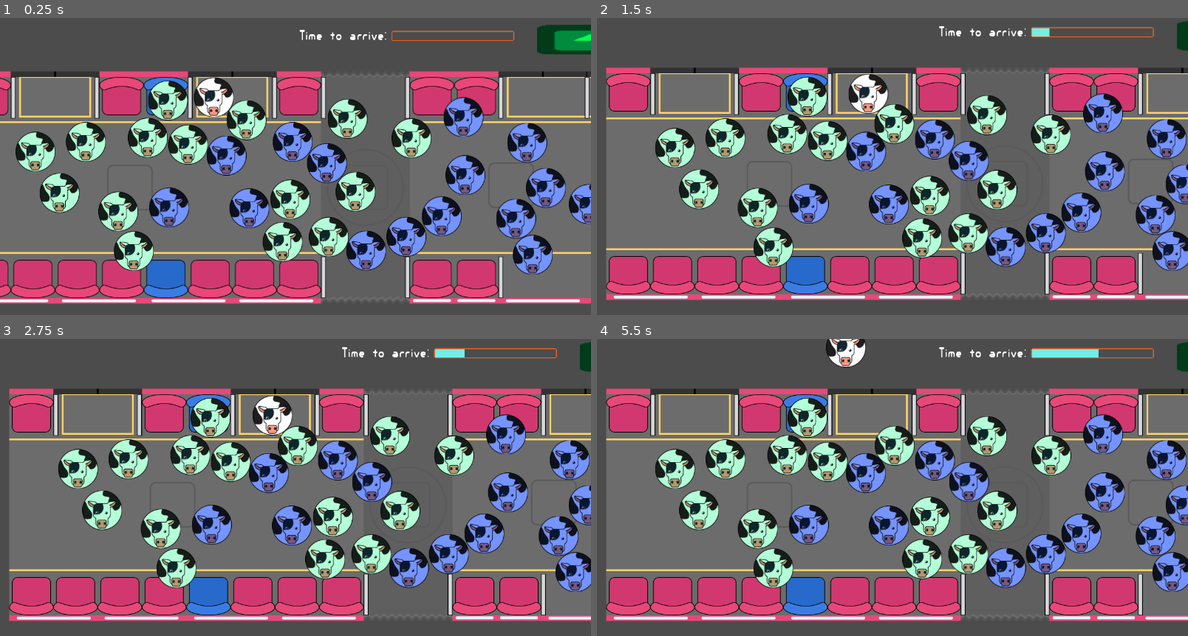
Above: before the commit, frames 1-4 (two rows, left to right).
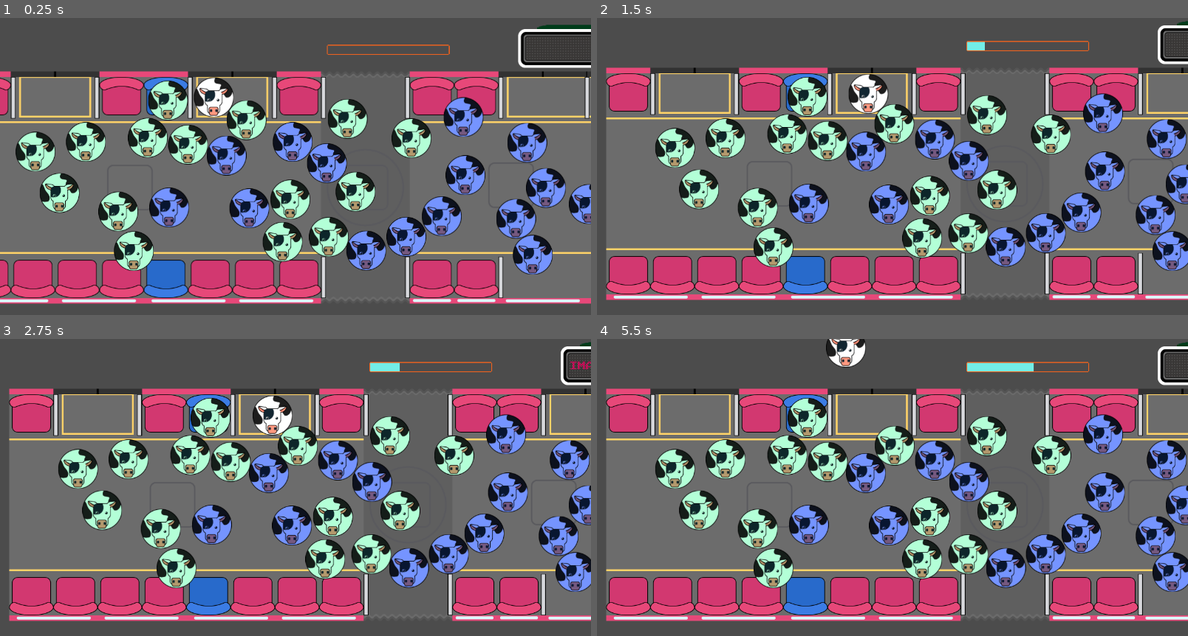
Above: after the commit, the same moments.

Repository: mapedorr/AquiMeBajoYo
Game: Godot game, scene res://scenarios/Transmi.tscn
Same seed, same stepped clock (60 frames per second), same inputs: the game is played once before the commit and once after it. The engine's default icon, where the game draws it, is replaced by a stand-in: a white triangle on a blue panel in a dark square.
Inputs:
- Up to frame 1 (0.25 s): no input
- Up to frame 2 (1.5 s): hold Right (ui_right) 0.53-1.28 s; hold Down (ui_down) from 1.28 s (still down)
- Up to frame 3 (2.75 s): release Down (ui_down) at 2.03 s; hold Right (ui_right) from 2.03 s (still down)
- Up to frame 4 (5.5 s): release Right (ui_right) at 2.78 s; hold Up (ui_up) 2.78-3.53 s; hold Left (ui_left) 3.53-5.03 s; tap Enter at 4.25 s; hold Down (ui_down) from 5.03 s (still down)

The runs differ from the first frame. In frame 1, 1.7% of the frame differs, in the area x 50-100%, y 3-17%; in frame 2, 1.1%; in frame 3, 1.3%; in frame 4, 1.6%.

Commit message:
Updated assets for Door timer and added assets for Stop display

Diff:
--- /dev/null
+++ b/custom_resources/dynamic_fonts/PressStart2P-18.tres
@@ -0,0 +1,7 @@
+[gd_resource type="DynamicFont" load_steps=2 format=2]
+
+[ext_resource path="res://assets/fonts/PressStart2P-Regular.ttf" type="DynamicFontData" id=1]
+
+[resource]
+size = 18
+font_data = ExtResource( 1 )
--- /dev/null
+++ b/custom_resources/themes/PressStart2P.tres
@@ -0,0 +1,6 @@
+[gd_resource type="Theme" load_steps=2 format=2]
+
+[ext_resource path="res://custom_resources/dynamic_fonts/PressStart2P-18.tres" type="DynamicFont" id=1]
+
+[resource]
+default_font = ExtResource( 1 )
--- a/custom_resources/themes/elsewhere_theme.tres
+++ /dev/null
@@ -1,6 +0,0 @@
-[gd_resource type="Theme" load_steps=2 format=2]
-
-[ext_resource path="res://custom_resources/dynamic_fonts/elsewhere-48.tres" type="DynamicFont" id=1]
-
-[resource]
-default_font = ExtResource( 1 )
--- a/scenarios/Transmi.tscn
+++ b/scenarios/Transmi.tscn
@@ -3,11 +3,11 @@
 [ext_resource path="res://scenarios/Transmi.gd" type="Script" id=1]
 [ext_resource path="res://scenarios/Bus.tscn" type="PackedScene" id=2]
 [ext_resource path="res://scenarios/Animals/Player.tscn" type="PackedScene" id=3]
-[ext_resource path="res://scenarios/UI.tscn" type="PackedScene" id=4]
-[ext_resource path="res://scenarios/Animals/Animal.tscn" type="PackedScene" id=5]
-[ext_resource path="res://Audio/AudioAssets/Mx_Win.ogg" type="AudioStream" id=6]
-[ext_resource path="res://Audio/AudioAssets/Mx_Level1_V2.ogg" type="AudioStream" id=7]
-[ext_resource path="res://scenarios/Mx.gd" type="Script" id=8]
+[ext_resource path="res://scenarios/Animals/Animal.tscn" type="PackedScene" id=4]
+[ext_resource path="res://Audio/AudioAssets/Mx_Win.ogg" type="AudioStream" id=5]
+[ext_resource path="res://Audio/AudioAssets/Mx_Level1_V2.ogg" type="AudioStream" id=6]
+[ext_resource path="res://scenarios/Mx.gd" type="Script" id=7]
+[ext_resource path="res://scenarios/UI/UI.tscn" type="PackedScene" id=8]
 
 [node name="Game" type="Node2D"]
 script = ExtResource( 1 )
@@ -20,137 +20,140 @@
 [node name="Travel" type="Timer" parent="."]
 wait_time = 0.5
 
-[node name="UI" parent="." instance=ExtResource( 4 )]
+[node name="Animals" type="Node2D" parent="."]
+editor/display_folded = true
 
-[node name="Animals" type="Node2D" parent="."]
-
-[node name="Animal" parent="Animals" instance=ExtResource( 5 )]
+[node name="Animal" parent="Animals" instance=ExtResource( 4 )]
 modulate = Color( 0.705882, 1, 0.847059, 1 )
 position = Vector2( 366, 469.5 )
 
-[node name="Animal6" parent="Animals" instance=ExtResource( 5 )]
+[node name="Animal6" parent="Animals" instance=ExtResource( 4 )]
 modulate = Color( 0.705882, 1, 0.847059, 1 )
 position = Vector2( 513, 360 )
 
-[node name="Animal7" parent="Animals" instance=ExtResource( 5 )]
+[node name="Animal7" parent="Animals" instance=ExtResource( 4 )]
 modulate = Color( 0.705882, 1, 0.847059, 1 )
 position = Vector2( 469.5, 487.5 )
 
-[node name="Animal9" parent="Animals" instance=ExtResource( 5 )]
+[node name="Animal9" parent="Animals" instance=ExtResource( 4 )]
 modulate = Color( 0.705882, 1, 0.847059, 1 )
 position = Vector2( 42.0002, 493.5 )
 
-[node name="Animal10" parent="Animals" instance=ExtResource( 5 )]
+[node name="Animal10" parent="Animals" instance=ExtResource( 4 )]
 modulate = Color( 0.705882, 1, 0.847059, 1 )
 position = Vector2( 690, 268.5 )
 
-[node name="Animal38" parent="Animals" instance=ExtResource( 5 )]
+[node name="Animal38" parent="Animals" instance=ExtResource( 4 )]
 modulate = Color( 0.705882, 1, 0.847059, 1 )
 position = Vector2( 486, 228 )
 
-[node name="Animal40" parent="Animals" instance=ExtResource( 5 )]
+[node name="Animal40" parent="Animals" instance=ExtResource( 4 )]
 modulate = Color( 0.705882, 1, 0.847059, 1 )
 position = Vector2( 334.5, 213 )
 
-[node name="Animal41" parent="Animals" instance=ExtResource( 5 )]
+[node name="Animal41" parent="Animals" instance=ExtResource( 4 )]
 modulate = Color( 0.705882, 1, 0.847059, 1 )
 position = Vector2( 156, 171 )
 
-[node name="Animal43" parent="Animals" instance=ExtResource( 5 )]
+[node name="Animal43" parent="Animals" instance=ExtResource( 4 )]
 modulate = Color( 0.705882, 1, 0.847059, 1 )
 position = Vector2( 81.0002, 253.5 )
 
-[node name="Animal45" parent="Animals" instance=ExtResource( 5 )]
+[node name="Animal45" parent="Animals" instance=ExtResource( 4 )]
 modulate = Color( 0.705882, 1, 0.847059, 1 )
 position = Vector2( 379.5, 394.5 )
 
-[node name="Animal47" parent="Animals" instance=ExtResource( 5 )]
+[node name="Animal47" parent="Animals" instance=ExtResource( 4 )]
 modulate = Color( 0.705882, 1, 0.847059, 1 )
 position = Vector2( 37.5002, 412.5 )
 
-[node name="Animal49" parent="Animals" instance=ExtResource( 5 )]
+[node name="Animal49" parent="Animals" instance=ExtResource( 4 )]
 modulate = Color( 0.705882, 1, 0.847059, 1 )
 position = Vector2( -61.4998, 261 )
 
-[node name="Animal50" parent="Animals" instance=ExtResource( 5 )]
+[node name="Animal50" parent="Animals" instance=ExtResource( 4 )]
 modulate = Color( 0.705882, 1, 0.847059, 1 )
 position = Vector2( -129, 354 )
 
-[node name="Animal51" parent="Animals" instance=ExtResource( 5 )]
+[node name="Animal51" parent="Animals" instance=ExtResource( 4 )]
 modulate = Color( 0.705882, 1, 0.847059, 1 )
 position = Vector2( -160.5, 300 )
 
-[node name="Animal52" parent="Animals" instance=ExtResource( 5 )]
+[node name="Animal52" parent="Animals" instance=ExtResource( 4 )]
 modulate = Color( 0.705882, 1, 0.847059, 1 )
 position = Vector2( 160.5, 268.5 )
 
-[node name="Animal2" parent="Animals" instance=ExtResource( 5 )]
+[node name="Animal2" parent="Animals" instance=ExtResource( 4 )]
 modulate = Color( 0.462745, 0.584314, 1, 1 )
 position = Vector2( 292.5, 405 )
 
-[node name="Animal4" parent="Animals" instance=ExtResource( 5 )]
+[node name="Animal4" parent="Animals" instance=ExtResource( 4 )]
 modulate = Color( 0.462745, 0.584314, 1, 1 )
 position = Vector2( 454.5, 276 )
 
-[node name="Animal5" parent="Animals" instance=ExtResource( 5 )]
+[node name="Animal5" parent="Animals" instance=ExtResource( 4 )]
 modulate = Color( 0.462745, 0.584314, 1, 1 )
 position = Vector2( 361.5, 231 )
 
-[node name="Animal13" parent="Animals" instance=ExtResource( 5 )]
+[node name="Animal13" parent="Animals" instance=ExtResource( 4 )]
 modulate = Color( 0.462745, 0.584314, 1, 1 )
 position = Vector2( 90, 406.5 )
 
-[node name="Animal14" parent="Animals" instance=ExtResource( 5 )]
+[node name="Animal14" parent="Animals" instance=ExtResource( 4 )]
 modulate = Color( 0.462745, 0.584314, 1, 1 )
 position = Vector2( 234, 288 )
 
-[node name="Animal18" parent="Animals" instance=ExtResource( 5 )]
+[node name="Animal18" parent="Animals" instance=ExtResource( 4 )]
 modulate = Color( 0.462745, 0.584314, 1, 1 )
 position = Vector2( 727.5, 283.5 )
 
-[node name="Animal19" parent="Animals" instance=ExtResource( 5 )]
+[node name="Animal19" parent="Animals" instance=ExtResource( 4 )]
 modulate = Color( 0.462745, 0.584314, 1, 1 )
 position = Vector2( 688.5, 438 )
 
-[node name="Animal23" parent="Animals" instance=ExtResource( 5 )]
+[node name="Animal23" parent="Animals" instance=ExtResource( 4 )]
 modulate = Color( 0.462745, 0.584314, 1, 1 )
 position = Vector2( 724.5, 261 )
 
-[node name="Animal24" parent="Animals" instance=ExtResource( 5 )]
+[node name="Animal24" parent="Animals" instance=ExtResource( 4 )]
 modulate = Color( 0.462745, 0.584314, 1, 1 )
 position = Vector2( 570, 487.5 )
 
-[node name="Animal25" parent="Animals" instance=ExtResource( 5 )]
+[node name="Animal25" parent="Animals" instance=ExtResource( 4 )]
 modulate = Color( 0.462745, 0.584314, 1, 1 )
 position = Vector2( 1027.5, 396 )
 
-[node name="Animal27" parent="Animals" instance=ExtResource( 5 )]
+[node name="Animal27" parent="Animals" instance=ExtResource( 4 )]
 modulate = Color( 0.462745, 0.584314, 1, 1 )
 position = Vector2( 877.499, 423 )
 
-[node name="Animal28" parent="Animals" instance=ExtResource( 5 )]
+[node name="Animal28" parent="Animals" instance=ExtResource( 4 )]
 modulate = Color( 0.462745, 0.584314, 1, 1 )
 position = Vector2( 906, 505.5 )
 
-[node name="Animal29" parent="Animals" instance=ExtResource( 5 )]
+[node name="Animal29" parent="Animals" instance=ExtResource( 4 )]
 modulate = Color( 0.462745, 0.584314, 1, 1 )
 position = Vector2( 893.999, 262.5 )
 
-[node name="Animal31" parent="Animals" instance=ExtResource( 5 )]
+[node name="Animal31" parent="Animals" instance=ExtResource( 4 )]
 modulate = Color( 0.462745, 0.584314, 1, 1 )
 position = Vector2( 624, 483 )
 
-[node name="Animal36" parent="Animals" instance=ExtResource( 5 )]
+[node name="Animal36" parent="Animals" instance=ExtResource( 4 )]
 modulate = Color( 0.462745, 0.584314, 1, 1 )
 position = Vector2( 928.5, 367.5 )
 
 [node name="Mx_Win" type="AudioStreamPlayer" parent="."]
-stream = ExtResource( 6 )
+stream = ExtResource( 5 )
 
 [node name="Mx" type="AudioStreamPlayer" parent="."]
-stream = ExtResource( 7 )
+stream = ExtResource( 6 )
 autoplay = true
-script = ExtResource( 8 )
+script = ExtResource( 7 )
+
+[node name="UI" parent="." instance=ExtResource( 8 )]
+size_flags_horizontal = 3
+size_flags_vertical = 3
 
 [node name="Debug" type="Control" parent="."]
 editor/display_folded = true
--- a/scenarios/UI.tscn
+++ /dev/null
@@ -1,52 +0,0 @@
-[gd_scene load_steps=5 format=2]
-
-[ext_resource path="res://scenarios/scripts/UI.gd" type="Script" id=1]
-[ext_resource path="res://custom_resources/themes/elsewhere_theme.tres" type="Theme" id=2]
-[ext_resource path="res://scenarios/Assets/progress-over.png" type="Texture" id=3]
-[ext_resource path="res://scenarios/Assets/progress-bar.png" type="Texture" id=4]
-
-[node name="UI" type="Control"]
-anchor_right = 1.0
-anchor_bottom = 1.0
-script = ExtResource( 1 )
-
-[node name="Travel" type="Control" parent="."]
-editor/display_folded = true
-margin_left = 400.0
-margin_top = 10.0
-margin_right = 440.0
-margin_bottom = 50.0
-
-[node name="Label" type="Label" parent="Travel"]
-margin_right = 193.0
-margin_bottom = 35.0
-theme = ExtResource( 2 )
-text = "Time to arrive:"
-
-[node name="Progress" type="TextureProgress" parent="Travel"]
-margin_left = 200.0
-margin_top = 10.0
-margin_right = 466.0
-margin_bottom = 32.0
-texture_over = ExtResource( 3 )
-texture_progress = ExtResource( 4 )
-
-[node name="Doors" type="Control" parent="."]
-margin_left = 400.0
-margin_top = 58.0
-margin_right = 440.0
-margin_bottom = 98.0
-
-[node name="Label" type="Label" parent="Doors"]
-margin_right = 193.0
-margin_bottom = 35.0
-theme = ExtResource( 2 )
-text = "Time to close:"
-
-[node name="Progress" type="TextureProgress" parent="Doors"]
-margin_left = 200.0
-margin_top = 10.0
-margin_right = 466.0
-margin_bottom = 32.0
-texture_over = ExtResource( 3 )
-texture_progress = ExtResource( 4 )
--- a/scenarios/scripts/UI.gd
+++ b/scenarios/UI/UI.gd
@@ -3,6 +3,7 @@
 # Called when the node enters the scene tree for the first time.
 func _ready():
 	$Doors.hide()
+	$Display/AnimationPlayer.play("Pass")
 
 func initialize(travel_time, doors_time):
 	$Travel/Progress.max_value = travel_time
--- /dev/null
+++ b/scenarios/UI/UI.tscn
@@ -0,0 +1,101 @@
+[gd_scene load_steps=12 format=2]
+
+[ext_resource path="res://scenarios/UI/UI.gd" type="Script" id=1]
+[ext_resource path="res://scenarios/UI/Assets/progress-over.png" type="Texture" id=2]
+[ext_resource path="res://scenarios/UI/Assets/progress-bar.png" type="Texture" id=3]
+[ext_resource path="res://scenarios/UI/Assets/tiempo_fondo_bolas.png" type="Texture" id=4]
+[ext_resource path="res://scenarios/UI/Assets/bolas_rojas_2.png" type="Texture" id=5]
+[ext_resource path="res://scenarios/UI/Assets/display_fondo.png" type="Texture" id=6]
+[ext_resource path="res://custom_resources/themes/PressStart2P.tres" type="Theme" id=7]
+[ext_resource path="res://scenarios/UI/Assets/bolas_display.png" type="Texture" id=8]
+[ext_resource path="res://scenarios/UI/Assets/display_mask.png" type="Texture" id=9]
+
+[sub_resource type="CanvasItemMaterial" id=1]
+light_mode = 2
+
+[sub_resource type="Animation" id=2]
+resource_name = "Pass"
+length = 6.0
+loop = true
+tracks/0/type = "value"
+tracks/0/path = NodePath("StopName:rect_position")
+tracks/0/interp = 1
+tracks/0/loop_wrap = true
+tracks/0/imported = false
+tracks/0/enabled = true
+tracks/0/keys = {
+"times": PoolRealArray( 0, 5, 6 ),
+"transitions": PoolRealArray( 1, 1, 1 ),
+"update": 0,
+"values": [ Vector2( 1262.45, 50 ), Vector2( 460, 50 ), Vector2( 460, 50 ) ]
+}
+
+[node name="UI" type="Control"]
+anchor_right = 1.0
+anchor_bottom = 1.0
+script = ExtResource( 1 )
+
+[node name="Travel" type="Control" parent="."]
+editor/display_folded = true
+margin_left = 460.0
+margin_top = 50.0
+margin_right = 500.0
+margin_bottom = 90.0
+
+[node name="Progress" type="TextureProgress" parent="Travel"]
+margin_right = 266.0
+margin_bottom = 22.0
+texture_over = ExtResource( 2 )
+texture_progress = ExtResource( 3 )
+
+[node name="Doors" type="Control" parent="."]
+editor/display_folded = true
+margin_left = 30.0
+margin_top = 30.0
+margin_right = 70.0
+margin_bottom = 70.0
+
+[node name="Progress" type="TextureProgress" parent="Doors"]
+margin_right = 266.0
+margin_bottom = 22.0
+texture_under = ExtResource( 4 )
+texture_progress = ExtResource( 5 )
+
+[node name="Display" type="Control" parent="."]
+margin_right = 40.0
+margin_bottom = 40.0
+
+[node name="Background" type="TextureRect" parent="Display"]
+margin_left = 874.0
+margin_top = 16.0
+margin_right = 1264.0
+margin_bottom = 100.0
+texture = ExtResource( 6 )
+
+[node name="StopName" type="Label" parent="Display"]
+light_mask = 2
+material = SubResource( 1 )
+margin_left = 1262.45
+margin_top = 50.0
+margin_right = 1676.45
+margin_bottom = 68.0
+theme = ExtResource( 7 )
+custom_colors/font_color = Color( 1, 0, 0.407843, 1 )
+text = "Próxima parada: XXXXXXX"
+uppercase = true
+
+[node name="Points" type="TextureRect" parent="Display"]
+margin_left = 891.0
+margin_top = 33.0
+margin_right = 1247.0
+margin_bottom = 83.0
+texture = ExtResource( 8 )
+
+[node name="AnimationPlayer" type="AnimationPlayer" parent="Display"]
+anims/Pass = SubResource( 2 )
+
+[node name="Mask" type="Light2D" parent="Display"]
+position = Vector2( 1069, 58 )
+texture = ExtResource( 9 )
+mode = 2
+range_item_cull_mask = 2
Binary file added: assets/fonts/PressStart2P-Regular.ttf
Binary file added: scenarios/UI/Assets/bolas_display.png
Not shown, added: scenarios/UI/Assets/bolas_display.png.import
Binary file added: scenarios/UI/Assets/bolas_grises.png
Not shown, added: scenarios/UI/Assets/bolas_grises.png.import
Binary file added: scenarios/UI/Assets/bolas_rojas.png
Not shown, added: scenarios/UI/Assets/bolas_rojas.png.import
Binary file added: scenarios/UI/Assets/bolas_rojas_2.png
Not shown, added: scenarios/UI/Assets/bolas_rojas_2.png.import
Binary file added: scenarios/UI/Assets/display_fondo.png
Not shown, changed: scenarios/UI/Assets/display_fondo.png.import
Binary file added: scenarios/UI/Assets/display_mask.png
(and 9 more such lines)
